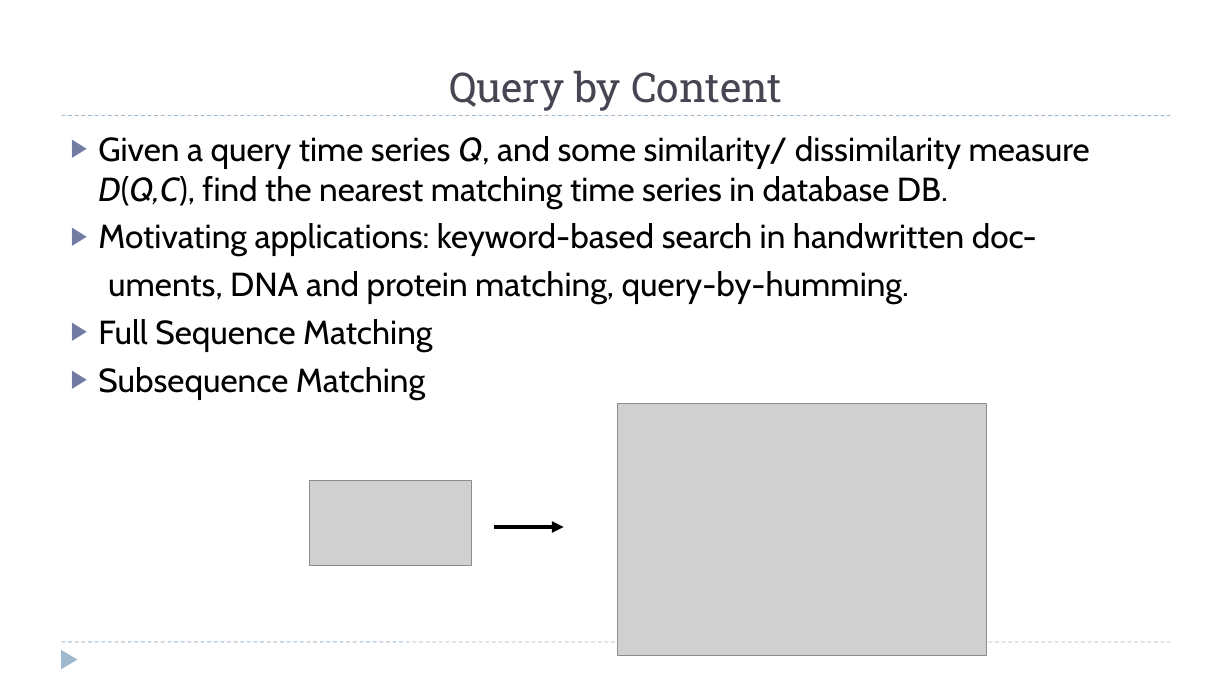
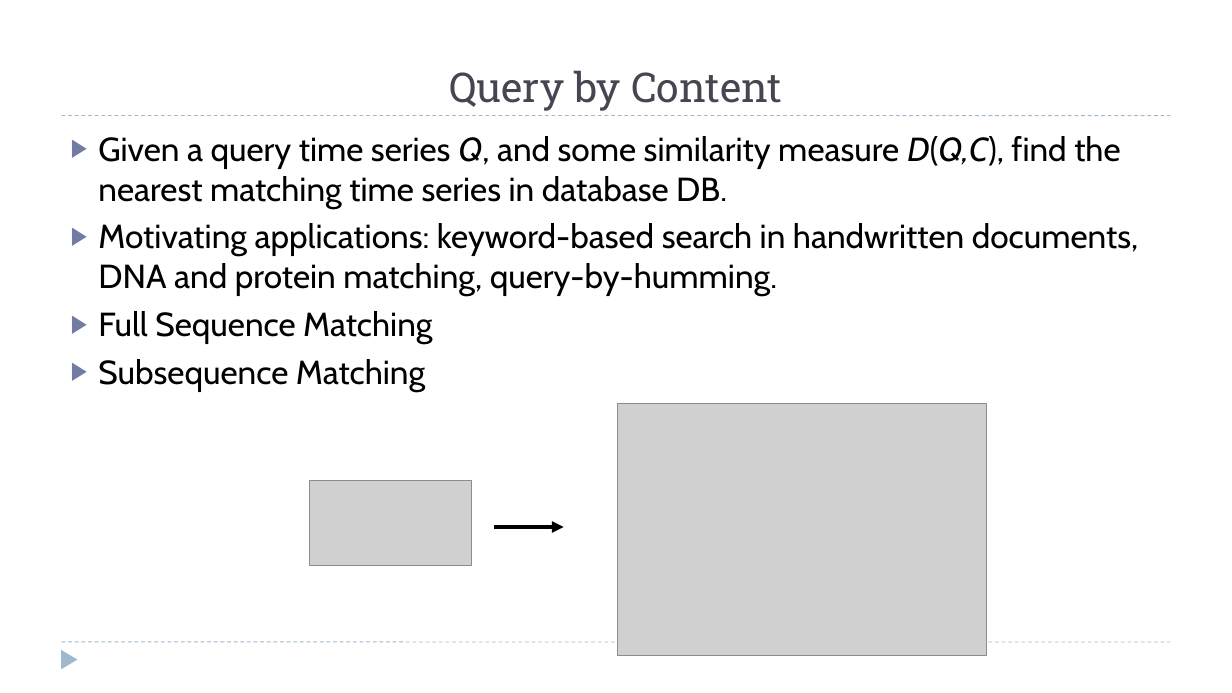
Before and after one commit to zixiaojindao/time-series-survey, a slide deck: slide 23 of slide/tsdm.pptx (slide 24 before the commit). Drawn at 1232x693 pixels with LibreOffice and Linux fonts; fonts in the diff are those of the drawing; grey boxes stand for pictures. Boxes give left, top, right and bottom in pixels: in the first picture for what was removed or moved away, otherwise in the second. Text is boxed around its words. In the diff, an @@ line names an element or a change of style, - is before the commit and + after.

```diff
--- a/slide/tsdm.pptx
+++ b/slide/tsdm.pptx
@@ text at (98, 136, 1139, 297): text changed @@
-▶ Given a query time series Q, and some similarity/ dissimilarity measure D(Q,C), find the nearest matching time series in database DB.
-▶ Motivating applications: keyword-based search in handwritten doc-
-uments, DNA and protein matching, query-by-humming.
+▶ Given a query time series Q, and some similarity measure D(Q,C), find the nearest matching time series in database DB.
+▶ Motivating applications: keyword-based search in handwritten documents, DNA and protein matching, query-by-humming.
```
Also in this commit, not shown: 3 other slides changed, 1 slide added, 2 slides removed.
